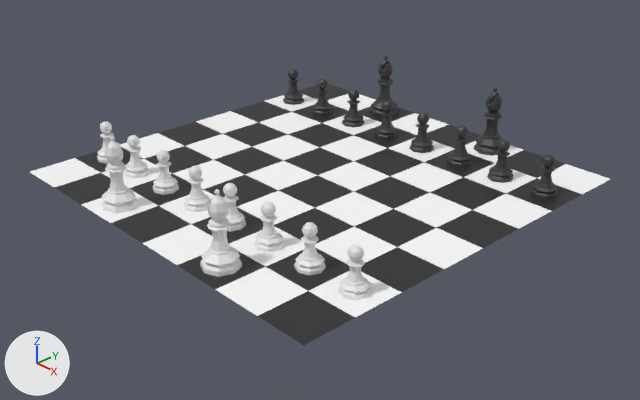
The Blender file Chess Set/Models/ChessScene.blend, before and after one commit.
Both versions are drawn from a camera (50 mm lens) standing at (0.69, -0.645, 0.428) and looking at (0.023, -0.017, -0.018). Every picture has the same lights, and +X, +Y and +Z are marked at lower left.

The first picture shows 'Bishop', 'Bishop.001', 'Bishop.002', 'Bishop.003', 'Chess Board', 'Pawn.008', 'Pawn.010', 'Pawn.011', 'Pawn.012', 'Pawn.013', 'Pawn.014', 'Pawn.015'.
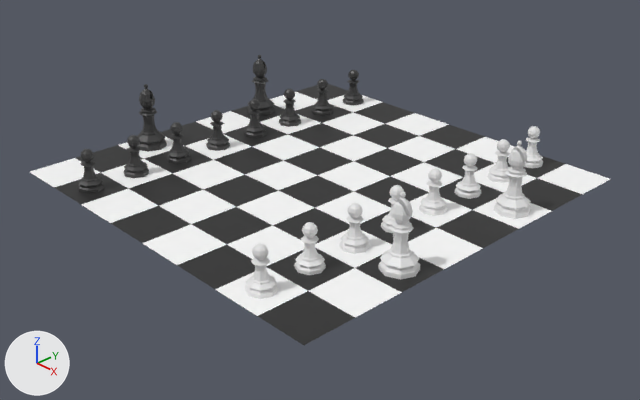
Commit message: 20 QT Better Viewport Control
20 QT Better Viewport Control

ob_black_pieces is not drawn itself; it is the parent of ob_bishop, ob_notch, ob_bishop_001, ob_notch_001, ob_black_pawns.
ob_white_pieces is not drawn itself; it is the parent of ob_bishop_002, ob_notch_002, ob_bishop_003, ob_notch_003, ob_white_pawns.

Boxes [x1, y1, x2, y2] around the edits, measured in the pictures (640 x 400 px):
'Bishop.003', moved, turned: before [200, 189, 242, 277]; after [494, 141, 531, 219]
'Bishop.002', moved, turned: before [101, 136, 138, 213]; after [378, 192, 420, 280]
'Bishop.001', moved, turned: before [369, 56, 399, 117]; after [137, 84, 167, 152]
'Bishop', moved, turned: before [474, 88, 503, 156]; after [247, 55, 276, 116]
'Pawn.008', moved, turned: before [124, 135, 149, 178]; after [294, 222, 326, 275]
'Pawn.014', moved, turned: before [338, 245, 372, 301]; after [524, 126, 543, 169]
'Pawn.011', moved, turned: before [153, 150, 179, 195]; after [339, 203, 370, 254]
'Pawn.012', moved, turned: before [254, 202, 284, 252]; after [454, 153, 481, 199]
'Pawn.015', moved, turned: before [294, 222, 326, 275]; after [487, 139, 510, 183]
'Pawn.009', moved, turned: before [97, 121, 114, 163]; after [245, 243, 278, 299]
'Pawn.013', moved, turned: before [223, 183, 246, 232]; after [419, 168, 447, 216]
'Pawn.001', moved, turned: before [531, 154, 558, 200]; after [343, 70, 364, 106]
'Pawn.006', moved, turned: before [283, 69, 304, 105]; after [78, 149, 104, 194]
'Pawn', moved, turned: before [487, 139, 513, 183]; after [312, 79, 333, 116]
'Pawn.010', moved, turned: before [184, 165, 210, 212]; after [381, 185, 404, 233]
'Pawn.007', moved, turned: before [312, 79, 333, 116]; after [124, 135, 149, 178]
'Pawn.003', moved, turned: before [447, 125, 472, 168]; after [279, 89, 301, 127]
'Pawn.004', moved, turned: before [342, 89, 365, 127]; after [167, 122, 191, 164]
'Pawn.002', moved, turned: before [409, 112, 434, 153]; after [244, 99, 267, 138]
'Pawn.005', moved, turned: before [375, 100, 398, 140]; after [206, 110, 230, 151]

Diff of the bpy script that builds the scene:
```diff
--- a/Chess Set/Models/ChessScene.blend.py
+++ b/Chess Set/Models/ChessScene.blend.py
@@ ob_black_pieces @@
 ob_black_pieces.parent = ob_chess_board
-ob_black_pieces.location = (0.0, 0.09, 0.0)
+ob_black_pieces.location = (-0.09, 0.0, 0.0)
+ob_black_pieces.rotation_euler = (0.0, 0.0, 1.571)  # degrees (0, 0, 90)
@@ ob_white_pieces @@
 ob_white_pieces.parent = ob_chess_board
-ob_white_pieces.location = (0.0, -0.09, 0.0)
-ob_white_pieces.rotation_euler = (0.0, 0.0, 3.142)  # degrees (0, 0, 180)
+ob_white_pieces.location = (0.09, 0.0, 0.0)
+ob_white_pieces.rotation_euler = (0.0, 0.0, 4.712)  # degrees (0, 0, 270)
```
